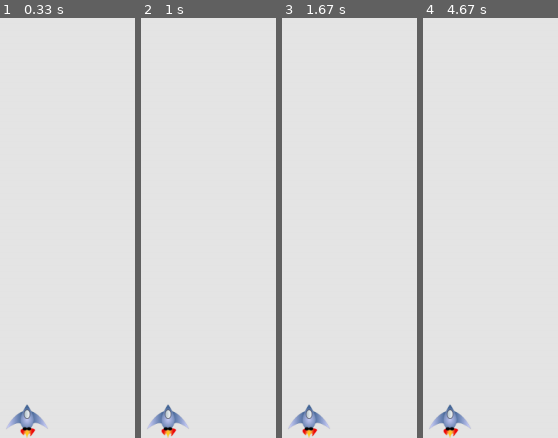
Above: before the commit, frames 1-4 (left to right).
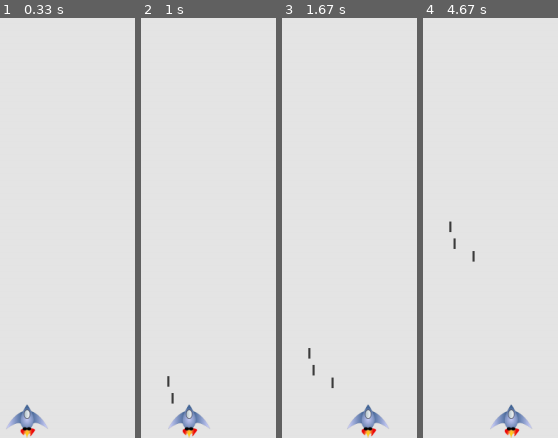
Above: after the commit, the same moments.

Repository: tayloriske/PyGame
Game: pygame game, started from alien_invasion.py
Two runs of this game, one before a commit and one after it. Both use one fixed random seed, a clock stepped at 60 frames per second and the inputs below.
Inputs:
- Up to frame 1 (0.33 s): no input
- Up to frame 2 (1 s): tap Space at 0.33, 0.73 s; hold Right from 0.67 s (still down)
- Up to frame 3 (1.67 s): tap Space at 1.03, 1.23, 1.53 s; release Right at 1.13 s; hold Right 1.17-1.63 s
- Up to frame 4 (4.67 s): hold Left 1.67-2.2 s; tap Space at 1.73, 2.03, 2.3, 2.6, 2.73, 3.03, 3.4, 3.7, 3.9, 4.2, 4.4 s; hold Left 2.23-2.63 s; hold Right 2.67-3.3 s; hold Left 3.33-3.8 s; hold Right 3.83-4.3 s; hold Right from 4.33 s (still down)

Frame 1 is identical in both runs. In frame 2, 1.7% of the frame differs, in the area x 4-52%, y 85-100%; in frame 3, 2.0%; in frame 4, 2.1%, in the area x 4-81%, y 48-100%.

Commit message:
Chapter 12

Diff:
--- a/alien_invasion.py
+++ b/alien_invasion.py
@@ -14,13 +14,10 @@
         self.screen = pygame.display.set_mode((0, 0), pygame.FULLSCREEN)
         self.settings.screen_width = self.screen.get_rect().width
         self.settings.screen_height = self.screen.get_rect().height
-
         pygame.display.set_caption("Alien Invasion")
 
         self.ship = Ship(self)
         self.bullets = pygame.sprite.Group()
-
-        self.bg_color = (230, 230, 230)
 
     def run_game(self):
         while True:
@@ -28,28 +25,6 @@
             self.ship.update()
             self._update_bullets()
             self._update_screen()
-
-            for event in pygame.event.get():
-                if event.type == pygame.QUIT:
-                    sys.exit()
-
-    def _fire_bullet(self):
-        if len(self.bullets) < self.settings.bullets_allowed:
-            new_bullet = Bullet(self)
-            self.bullets.add(new_bullet)
-
-    def _update_bullets(self):
-        self.bullets.update()
-        for bullet in self.bullets.copy():
-            if bullet.rect.bottom <= 0:
-                self.bullets.remove(bullet)
-
-    def _update_screen(self):
-            self.screen.fill(self.settings.bg_color)
-            self.ship.blitme()
-            for bullet in self.bullets.sprites():
-                bullet.draw_bullet()
-            pygame.display.flip()
 
     def _check_events(self):
         for event in pygame.event.get():
@@ -70,12 +45,32 @@
         elif event.key == pygame.K_SPACE:
             self._fire_bullet()
 
-    def _check_keydown_events(self, event):
+    def _check_keyup_events(self, event):
         if event.key == pygame.K_RIGHT:
             self.ship.moving_right = False
         elif event.key == pygame.K_LEFT:
             self.ship.moving_left = False
 
-if __name__ == "__main__":
+    def _fire_bullet(self):
+        if len(self.bullets) < self.settings.bullets_allowed:
+            new_bullet = Bullet(self)
+            self.bullets.add(new_bullet)
+
+    def _update_bullets(self):
+        self.bullets.update()
+
+        for bullet in self.bullets.copy():
+            if bullet.rect.bottom <= 0:
+                 self.bullets.remove(bullet)
+
+    def _update_screen(self):
+        self.screen.fill(self.settings.bg_color)
+        self.ship.blitme()
+        for bullet in self.bullets.sprites():
+            bullet.draw_bullet()
+
+        pygame.display.flip()
+
+if __name__ == '__main__':
     ai = AlienInvasion()
     ai.run_game()
